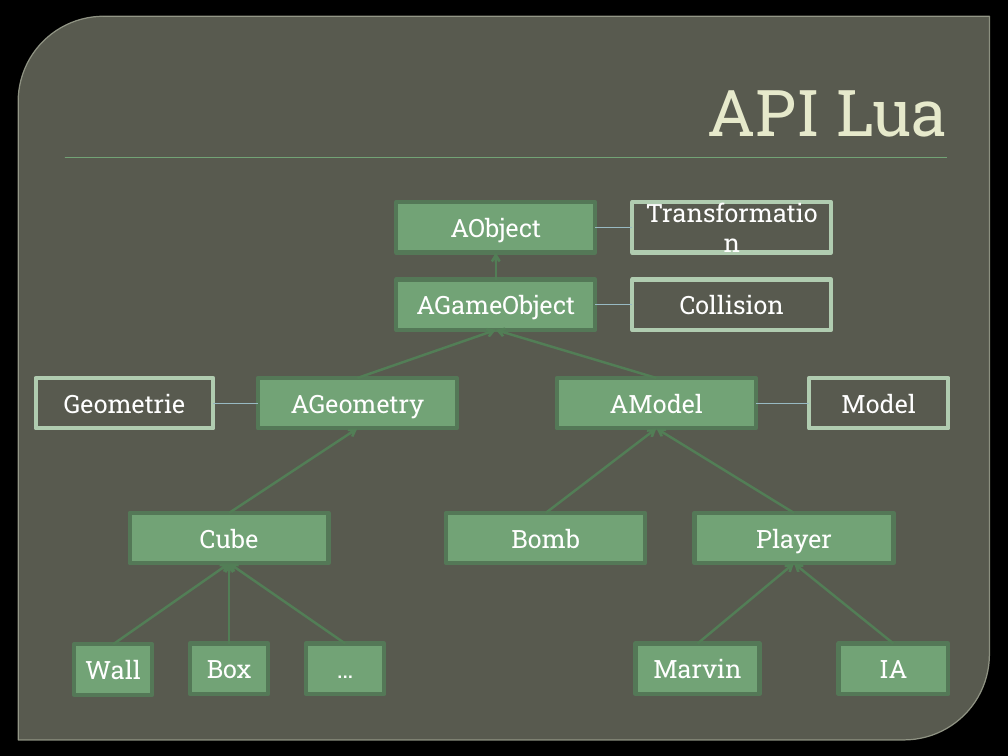
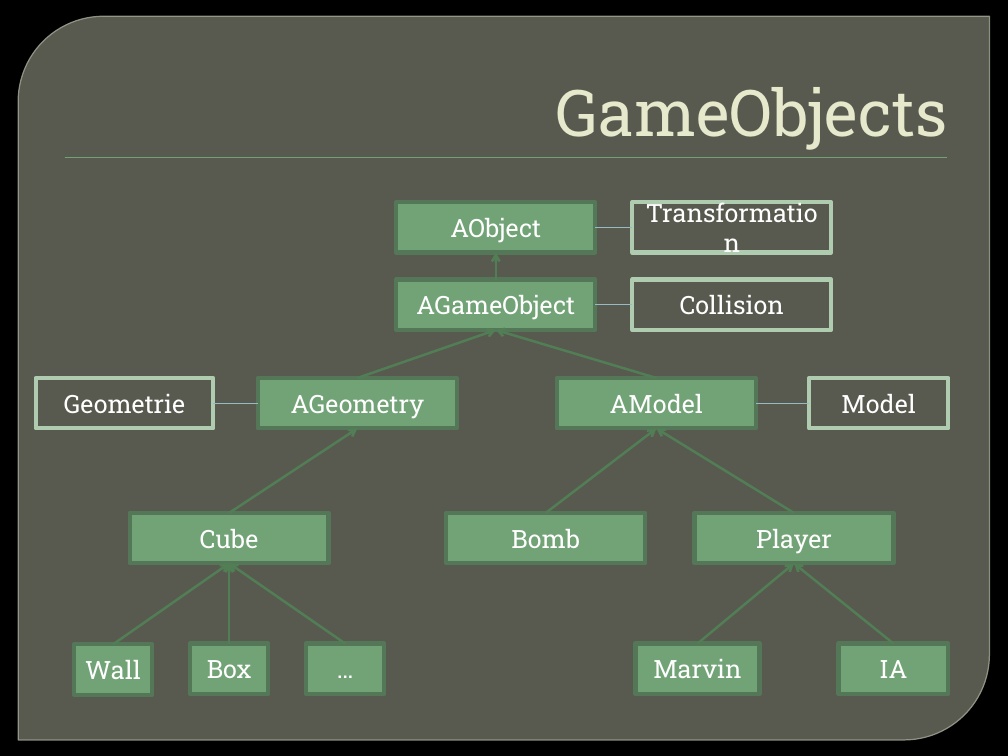
Before and after one commit to Raphy/bomberman, a slide deck: slide 20 of Bomberman - Présentation.pptx. Drawn at 1008x756 pixels with LibreOffice and Linux fonts; fonts in the diff are those of the drawing; background and template pictures are left out. Boxes give left, top, right and bottom in pixels: in the first picture for what was removed or moved away, otherwise in the second. Text is boxed around its words. In the diff, an @@ line names an element or a change of style, - is before the commit and + after.

```diff
--- a/Bomberman - Présentation.pptx
+++ b/Bomberman - Présentation.pptx
@@ title at (556, 87, 948, 150): text changed @@
-API Lua
+GameObjects
```
Also in this commit, not shown: 1 other slide changed, 1 slide added.
